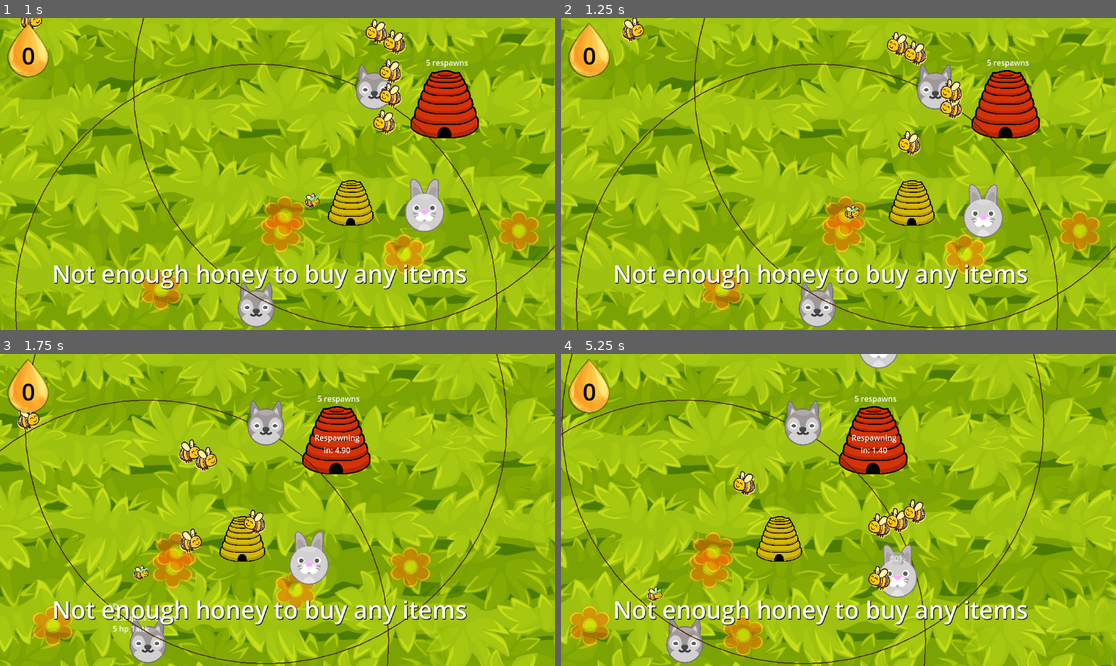
Above: before the commit, frames 1-4 (two rows, left to right).
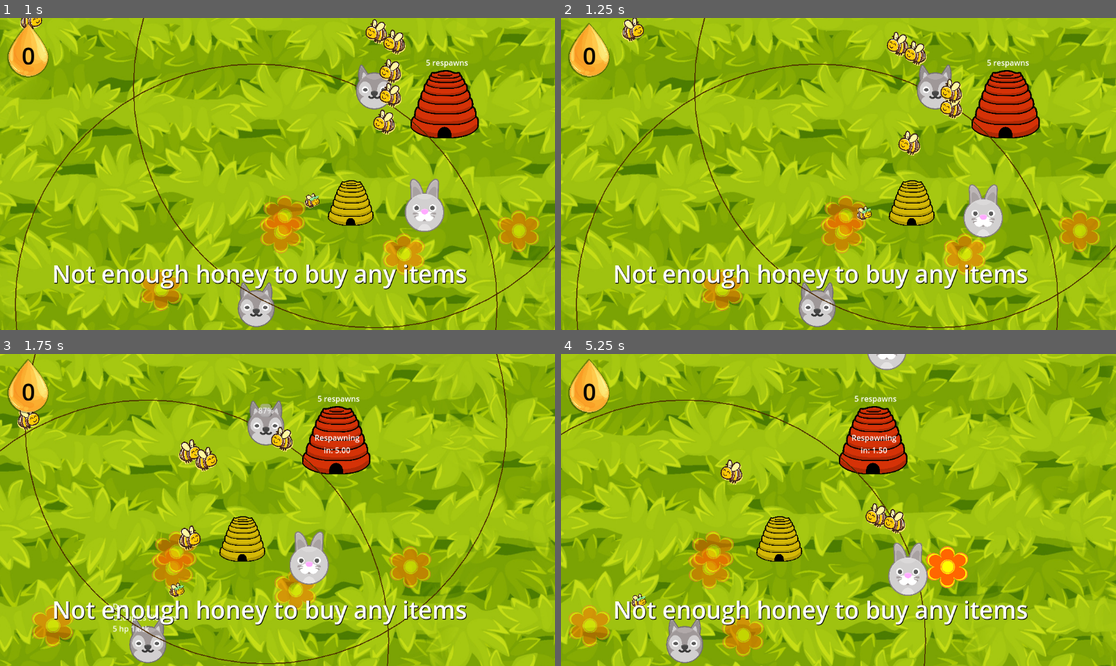
Above: after the commit, the same moments.

Repository: jam53/GMTK-Gamejam-2024
Game: Godot game, scene res://scenes/main_menu.tscn
Two runs of this game, one before a commit and one after it. Both use one fixed random seed, a clock stepped at 60 frames per second and the inputs below.
Inputs (mouse positions are in pixels of both pictures, inside the frame that each line leads up to):
- Up to frame 1 (1 s): click "Play" at 0.5 s
- Up to frame 2 (1.25 s): no input
- Up to frame 3 (1.75 s): move the mouse to (255, 644) at 1.27 s; press the mouse at (255, 644) at 1.28 s; hold D (right) from 1.28 s (still down)
- Up to frame 4 (5.25 s): move the mouse to (760, 425) at 2.02 s; release D (right) at 2.03 s; release the mouse at (760, 425) at 2.03 s; hold S (down) 2.03-2.78 s; tap E (disable_follow) at 2.1, 4.35 s; click (760, 425) at 2.17 s; move the mouse to (805, 397) at 2.77 s; hold D (right) 2.78-3.53 s; tap M (toggle_camera_cursor_movement) at 2.85, 5.1 s; click (805, 397) at 2.92 s; move the mouse to (810, 572) at 3.52 s; hold W (up) 3.53-4.28 s; click (810, 572) at 3.6 s; move the mouse to (1005, 556) at 4.27 s; hold A (left) from 4.28 s (still down); move the mouse to (672, 463) at 5.02 s

Frame 1 is identical in both runs. In frame 2, 0.2% of the frame differs, in the area x 51-57%, y 59-66%; in frame 3, 0.9%; in frame 4, 4.8%, in the area x 0-88%, y 0-100%.

Commit message:
start hitbox + boid component rework
Most of it works but there are some bugs (such as bees randomly vanishing that need to be sorted out)

Diff:
--- a/scenes/attacker.tscn
+++ /dev/null
@@ -1,67 +0,0 @@
-[gd_scene load_steps=11 format=3 uid="uid://dply1skjqut7x"]
-
-[ext_resource type="PackedScene" uid="uid://cxsk04ljtla46" path="res://scenes/boids_component.tscn" id="1_av7nf"]
-[ext_resource type="Script" path="res://scripts/attacker.gd" id="1_o3a0c"]
-[ext_resource type="Texture2D" uid="uid://y8tiw2oprtat" path="res://assets/sprites/temp/bee.png" id="2_cjxco"]
-[ext_resource type="Texture2D" uid="uid://cpxejmxvj6p8y" path="res://assets/sprites/temp/bee_shadow.png" id="3_ikbrg"]
-[ext_resource type="PackedScene" uid="uid://jaiykhugbens" path="res://scenes/components/attack_component.tscn" id="4_wg17l"]
-[ext_resource type="PackedScene" uid="uid://bg8sij5iv4h0j" path="res://scenes/components/health_component.tscn" id="5_rxqik"]
-[ext_resource type="PackedScene" uid="uid://tb08j7g6ttxh" path="res://scenes/components/hitbox_component.tscn" id="6_q3247"]
-
-[sub_resource type="CircleShape2D" id="CircleShape2D_2kadw"]
-radius = 215.502
-
-[sub_resource type="CircleShape2D" id="CircleShape2D_2u70o"]
-radius = 1863.0
-
-[sub_resource type="CircleShape2D" id="CircleShape2D_c3flu"]
-radius = 37.0135
-
-[node name="Attacker" type="Node2D"]
-z_index = 2
-script = ExtResource("1_o3a0c")
-
-[node name="BoidsComponent" parent="." node_paths=PackedStringArray("sprite", "flock_area_shape") instance=ExtResource("1_av7nf")]
-sprite = NodePath("Sprites")
-flock_area_shape = NodePath("FlockViewCollision")
-max_speed = 350.0
-target_follow_force = 0.076
-avoid_distance = 35.0
-stopable = true
-
-[node name="Sprites" type="Node2D" parent="BoidsComponent"]
-
-[node name="ShadowSprite" type="Sprite2D" parent="BoidsComponent/Sprites"]
-modulate = Color(0, 0.839216, 0.8, 1)
-position = Vector2(0.27842, -0.158137)
-scale = Vector2(0.0310142, 0.0351494)
-texture = ExtResource("3_ikbrg")
-
-[node name="Sprite2D" type="Sprite2D" parent="BoidsComponent/Sprites"]
-position = Vector2(0.27842, -0.158137)
-scale = Vector2(0.027842, 0.0316274)
-texture = ExtResource("2_cjxco")
-
-[node name="CollisionShape2D" type="CollisionShape2D" parent="BoidsComponent"]
-scale = Vector2(0.027842, 0.0316274)
-shape = SubResource("CircleShape2D_2kadw")
-
-[node name="FlockViewCollision" type="CollisionShape2D" parent="BoidsComponent"]
-position = Vector2(0.13921, 0.0948822)
-scale = Vector2(0.027842, 0.0316274)
-shape = SubResource("CircleShape2D_2u70o")
-
-[node name="AttackComponent" parent="BoidsComponent" instance=ExtResource("4_wg17l")]
-attack = 1
-
-[node name="HealthComponent" parent="BoidsComponent" instance=ExtResource("5_rxqik")]
-max_hp = 1.0
-
-[node name="HitboxComponent" parent="BoidsComponent" node_paths=PackedStringArray("health_component", "attack_component") instance=ExtResource("6_q3247")]
-health_component = NodePath("../HealthComponent")
-attack_component = NodePath("../AttackComponent")
-
-[node name="AttackCollision" type="CollisionShape2D" parent="BoidsComponent/HitboxComponent"]
-shape = SubResource("CircleShape2D_c3flu")
-
-[connection signal="died" from="BoidsComponent/HealthComponent" to="." method="_on_health_component_died"]
--- /dev/null
+++ b/scenes/bees/attacker.tscn
@@ -0,0 +1,66 @@
+[gd_scene load_steps=11 format=3 uid="uid://dply1skjqut7x"]
+
+[ext_resource type="Script" path="res://scripts/bees/attacker.gd" id="1_uy8nc"]
+[ext_resource type="Texture2D" uid="uid://cpxejmxvj6p8y" path="res://assets/sprites/temp/bee_shadow.png" id="2_oivec"]
+[ext_resource type="Texture2D" uid="uid://y8tiw2oprtat" path="res://assets/sprites/temp/bee.png" id="3_y7a7x"]
+[ext_resource type="PackedScene" uid="uid://jaiykhugbens" path="res://scenes/components/attack_component.tscn" id="4_afn2j"]
+[ext_resource type="PackedScene" uid="uid://bg8sij5iv4h0j" path="res://scenes/components/health_component.tscn" id="5_tk22a"]
+[ext_resource type="PackedScene" uid="uid://tb08j7g6ttxh" path="res://scenes/components/hitbox_component.tscn" id="6_pegh7"]
+[ext_resource type="PackedScene" uid="uid://cxsk04ljtla46" path="res://scenes/boids_component.tscn" id="7_eh658"]
+
+[sub_resource type="CircleShape2D" id="CircleShape2D_2kadw"]
+radius = 215.502
+
+[sub_resource type="CircleShape2D" id="CircleShape2D_c3flu"]
+radius = 37.0135
+
+[sub_resource type="CircleShape2D" id="CircleShape2D_2u70o"]
+radius = 1863.0
+
+[node name="Attacker" type="CharacterBody2D" groups=["attackers"]]
+z_index = 2
+script = ExtResource("1_uy8nc")
+
+[node name="hitbox" type="CollisionShape2D" parent="."]
+scale = Vector2(0.027842, 0.0316274)
+shape = SubResource("CircleShape2D_2kadw")
+
+[node name="Sprites" type="Node2D" parent="."]
+
+[node name="ShadowSprite" type="Sprite2D" parent="Sprites"]
+modulate = Color(0, 0.839216, 0.8, 1)
+position = Vector2(0.27842, -0.158137)
+scale = Vector2(0.0310142, 0.0351494)
+texture = ExtResource("2_oivec")
+
+[node name="Sprite2D" type="Sprite2D" parent="Sprites"]
+position = Vector2(0.27842, -0.158137)
+scale = Vector2(0.027842, 0.0316274)
+texture = ExtResource("3_y7a7x")
+
+[node name="AttackComponent" parent="." instance=ExtResource("4_afn2j")]
+attack = 1
+
+[node name="HealthComponent" parent="." instance=ExtResource("5_tk22a")]
+max_hp = 1.0
+
+[node name="HitboxComponent" parent="." node_paths=PackedStringArray("attack_component") instance=ExtResource("6_pegh7")]
+attack_component = NodePath("../AttackComponent")
+
+[node name="AttackCollision" type="CollisionShape2D" parent="HitboxComponent"]
+shape = SubResource("CircleShape2D_c3flu")
+
+[node name="BoidsComponent" parent="." node_paths=PackedStringArray("sprite", "flock_area_shape") instance=ExtResource("7_eh658")]
+sprite = NodePath("../Sprites")
+flock_area_shape = NodePath("FlockViewCollision")
+max_speed = 350.0
+target_follow_force = 0.076
+avoid_distance = 35.0
+stopable = true
+
+[node name="FlockViewCollision" type="CollisionShape2D" parent="BoidsComponent"]
+position = Vector2(0.13921, 0.0948822)
+scale = Vector2(0.027842, 0.0316274)
+shape = SubResource("CircleShape2D_2u70o")
+
+[connection signal="died" from="HealthComponent" to="." method="_on_health_component_died"]
--- /dev/null
+++ b/scenes/bees/bee.tscn
@@ -0,0 +1,6 @@
+[gd_scene load_steps=2 format=3 uid="uid://kcdg8e0hiaau"]
+
+[ext_resource type="Script" path="res://scripts/bees/bee.gd" id="1_oc58i"]
+
+[node name="Bee" type="Node2D"]
+script = ExtResource("1_oc58i")
--- /dev/null
+++ b/scenes/bees/pollinator.tscn
@@ -0,0 +1,50 @@
+[gd_scene load_steps=7 format=3 uid="uid://boiwkonnqb83"]
+
+[ext_resource type="Script" path="res://scripts/bees/pollinator.gd" id="1_cou1f"]
+[ext_resource type="PackedScene" uid="uid://cxsk04ljtla46" path="res://scenes/boids_component.tscn" id="2_5qlwh"]
+[ext_resource type="Texture2D" uid="uid://cw6sd1iyoi235" path="res://assets/sprites/temp/pollinator.png" id="3_7dj3w"]
+
+[sub_resource type="CircleShape2D" id="CircleShape2D_g7x5u"]
+radius = 13.2868
+
+[sub_resource type="CircleShape2D" id="CircleShape2D_31pin"]
+radius = 53.1473
+
+[sub_resource type="CircleShape2D" id="CircleShape2D_mfryl"]
+radius = 45.0
+
+[node name="Pollinator" type="CharacterBody2D"]
+z_index = 1
+scale = Vector2(0.376313, 0.376313)
+script = ExtResource("1_cou1f")
+
+[node name="Sprite2D" type="Sprite2D" parent="."]
+scale = Vector2(0.0504633, 0.0504633)
+texture = ExtResource("3_7dj3w")
+
+[node name="CollisionShape2D" type="CollisionShape2D" parent="."]
+shape = SubResource("CircleShape2D_g7x5u")
+
+[node name="PollinateTimer" type="Timer" parent="."]
+one_shot = true
+
+[node name="HiveTimer" type="Timer" parent="."]
+one_shot = true
+
+[node name="FlowerDetectionArea" type="Area2D" parent="."]
+
+[node name="CollisionShape2D" type="CollisionShape2D" parent="FlowerDetectionArea"]
+shape = SubResource("CircleShape2D_31pin")
+
+[node name="BoidsComponent" parent="." node_paths=PackedStringArray("sprite", "flock_area_shape") instance=ExtResource("2_5qlwh")]
+sprite = NodePath("../Sprite2D")
+flock_area_shape = NodePath("FlockView")
+max_speed = 200.0
+
+[node name="FlockView" type="CollisionShape2D" parent="BoidsComponent"]
+shape = SubResource("CircleShape2D_mfryl")
+
+[connection signal="timeout" from="PollinateTimer" to="." method="_on_pollinate_timer_timeout"]
+[connection signal="timeout" from="HiveTimer" to="." method="_on_hive_timer_timeout"]
+[connection signal="area_entered" from="FlowerDetectionArea" to="." method="_on_flower_detection_area_area_entered"]
+[connection signal="body_entered" from="FlowerDetectionArea" to="." method="_on_flower_detection_area_body_entered"]
--- a/scenes/components/hitbox_component.tscn
+++ b/scenes/components/hitbox_component.tscn
@@ -5,6 +5,5 @@
 [node name="HitboxComponent" type="Area2D"]
 script = ExtResource("1_s4itx")
 
-[connection signal="area_entered" from="." to="." method="_on_area_entered"]
-[connection signal="area_exited" from="." to="." method="_on_area_exited"]
-[connection signal="body_entered" from="." to="." method="on_body_entered"]
+[connection signal="body_entered" from="." to="." method="_on_body_entered"]
+[connection signal="body_exited" from="." to="." method="_on_body_exited"]
--- a/scenes/enemies/enemy_bear.tscn
+++ b/scenes/enemies/enemy_bear.tscn
@@ -13,9 +13,9 @@
 height = 98.0
 
 [sub_resource type="RectangleShape2D" id="RectangleShape2D_xetl1"]
-size = Vector2(132, 112)
+size = Vector2(431, 351)
 
-[node name="EnemyBear" type="CharacterBody2D" groups=["bears"]]
+[node name="EnemyBear" type="CharacterBody2D" groups=["bears", "enemies"]]
 script = ExtResource("1_y4kid")
 
 [node name="Bear" type="Sprite2D" parent="."]
@@ -33,13 +33,13 @@
 [node name="HealthComponent" parent="." instance=ExtResource("4_w2qks")]
 max_hp = 15.0
 
-[node name="HitboxComponent" parent="." node_paths=PackedStringArray("health_component", "attack_component") instance=ExtResource("5_jsykh")]
-health_component = NodePath("../HealthComponent")
+[node name="HitboxComponent" parent="." node_paths=PackedStringArray("attack_component") instance=ExtResource("5_jsykh")]
+position = Vector2(-4, 0)
 attack_component = NodePath("../AttackComponent")
 enemy = true
 
 [node name="CollisionShape2D" type="CollisionShape2D" parent="HitboxComponent"]
-position = Vector2(-1, -2)
+position = Vector2(4, 1)
 shape = SubResource("RectangleShape2D_xetl1")
 
 [node name="MoveComponent" parent="." node_paths=PackedStringArray("parent", "hitbox_component") instance=ExtResource("6_mlkqe")]
--- a/scenes/enemies/enemy_dog.tscn
+++ b/scenes/enemies/enemy_dog.tscn
@@ -15,7 +15,7 @@
 [sub_resource type="RectangleShape2D" id="RectangleShape2D_x6453"]
 size = Vector2(43.4186, 98.3612)
 
-[node name="EnemyDog" type="CharacterBody2D" groups=["badgers"]]
+[node name="EnemyDog" type="CharacterBody2D" groups=["badgers", "enemies"]]
 script = ExtResource("1_q6yrs")
 
 [node name="Dog" type="Sprite2D" parent="."]
@@ -35,8 +35,7 @@
 [node name="HealthComponent" parent="." instance=ExtResource("5_prp0s")]
 max_hp = 8.0
 
-[node name="HitboxComponent" parent="." node_paths=PackedStringArray("health_component", "attack_component") instance=ExtResource("6_ngd4q")]
-health_component = NodePath("../HealthComponent")
+[node name="HitboxComponent" parent="." node_paths=PackedStringArray("attack_component") instance=ExtResource("6_ngd4q")]
 attack_component = NodePath("../AttackComponent")
 enemy = true
 
--- a/scenes/enemies/enemy_rabbit.tscn
+++ b/scenes/enemies/enemy_rabbit.tscn
@@ -38,12 +38,11 @@
 parent = NodePath("..")
 hitbox_component = NodePath("../HitboxComponent")
 
-[node name="HitboxComponent" parent="." node_paths=PackedStringArray("health_component", "attack_component") instance=ExtResource("5_1eo3m")]
-health_component = NodePath("../HealthComponent")
+[node name="HitboxComponent" parent="." node_paths=PackedStringArray("attack_component") instance=ExtResource("5_1eo3m")]
 attack_component = NodePath("../AttackComponent")
 enemy = true
 
-[node name="CollisionShape2D" type="CollisionShape2D" parent="HitboxComponent"]
+[node name="CollisionShape2D" type="CollisionShape2D" parent="HitboxComponent" groups=["enemies"]]
 position = Vector2(0, 3)
 shape = SubResource("CapsuleShape2D_c0lft")
 
--- a/scenes/flowers/attack_boost_flower.tscn
+++ b/scenes/flowers/attack_boost_flower.tscn
@@ -31,8 +31,7 @@
 
 [node name="HealthComponent" parent="." instance=ExtResource("4_6dw3n")]
 
-[node name="HitboxComponent" parent="." node_paths=PackedStringArray("health_component") instance=ExtResource("5_1yo10")]
-health_component = NodePath("../HealthComponent")
+[node name="HitboxComponent" parent="." instance=ExtResource("5_1yo10")]
 
 [node name="CollisionShape2D" type="CollisionShape2D" parent="HitboxComponent"]
 shape = SubResource("CircleShape2D_a3pjo")
--- a/scenes/flowers/basic_flower.tscn
+++ b/scenes/flowers/basic_flower.tscn
@@ -1,14 +1,17 @@
-[gd_scene load_steps=6 format=3 uid="uid://dkaw854ax1oes"]
+[gd_scene load_steps=7 format=3 uid="uid://dkaw854ax1oes"]
 
 [ext_resource type="PackedScene" uid="uid://c4rj533k6di4v" path="res://scenes/components/flower_component.tscn" id="1_necb4"]
 [ext_resource type="Texture2D" uid="uid://cvd8xqvrbuftm" path="res://assets/sprites/F1_512x512_orange.png" id="2_axc86"]
 [ext_resource type="PackedScene" uid="uid://bg8sij5iv4h0j" path="res://scenes/components/health_component.tscn" id="3_joiij"]
 [ext_resource type="PackedScene" uid="uid://tb08j7g6ttxh" path="res://scenes/components/hitbox_component.tscn" id="4_2jp4e"]
 
+[sub_resource type="CircleShape2D" id="CircleShape2D_y76tc"]
+radius = 34.0147
+
 [sub_resource type="CircleShape2D" id="CircleShape2D_5p2cf"]
 radius = 45.0444
 
-[node name="Basic_Flower" type="Node2D" groups=["flowers"]]
+[node name="Basic_Flower" type="StaticBody2D" groups=["flowers"]]
 
 [node name="FlowerComponent" parent="." node_paths=PackedStringArray("health_component") instance=ExtResource("1_necb4")]
 health_component = NodePath("../HealthComponent")
@@ -17,10 +20,12 @@
 scale = Vector2(0.173, 0.173)
 texture = ExtResource("2_axc86")
 
+[node name="hitbox" type="CollisionShape2D" parent="."]
+shape = SubResource("CircleShape2D_y76tc")
+
 [node name="HealthComponent" parent="." instance=ExtResource("3_joiij")]
 
-[node name="HitboxComponent" parent="." node_paths=PackedStringArray("health_component") instance=ExtResource("4_2jp4e")]
-health_component = NodePath("../HealthComponent")
+[node name="HitboxComponent" parent="." instance=ExtResource("4_2jp4e")]
 
 [node name="CollisionShape2D" type="CollisionShape2D" parent="HitboxComponent"]
 shape = SubResource("CircleShape2D_5p2cf")
--- a/scenes/flowers/health_boost_flower.tscn
+++ b/scenes/flowers/health_boost_flower.tscn
@@ -33,8 +33,7 @@
 
 [node name="HealthComponent" parent="." instance=ExtResource("5_gw1kj")]
 
-[node name="HitboxComponent" parent="." node_paths=PackedStringArray("health_component") instance=ExtResource("6_5gw2x")]
-health_component = NodePath("../HealthComponent")
+[node name="HitboxComponent" parent="." instance=ExtResource("6_5gw2x")]
 
 [node name="CollisionShape2D" type="CollisionShape2D" parent="HitboxComponent"]
 shape = SubResource("CircleShape2D_a3pjo")
--- a/scenes/lawn.tscn
+++ b/scenes/lawn.tscn
@@ -12,7 +12,7 @@
 [ext_resource type="PackedScene" uid="uid://bhysoj6yo0m6t" path="res://scenes/enemies/enemy_bear.tscn" id="5_h78oq"]
 [ext_resource type="Script" path="res://scripts/moving_area.gd" id="6_minpy"]
 [ext_resource type="PackedScene" uid="uid://dei8n40gtxqsw" path="res://scenes/enemies/enemy_rabbit.tscn" id="8_lk0uv"]
-[ext_resource type="PackedScene" uid="uid://dply1skjqut7x" path="res://scenes/attacker.tscn" id="8_v2b88"]
+[ext_resource type="PackedScene" uid="uid://dply1skjqut7x" path="res://scenes/bees/attacker.tscn" id="8_v2b88"]
 [ext_resource type="PackedScene" uid="uid://c21fqmty4cbhr" path="res://scenes/enemies/enemy_dog.tscn" id="9_u5hqr"]
 
 [node name="Lawn" type="Node2D"]
--- a/scenes/pollinator.tscn
+++ /dev/null
@@ -1,51 +0,0 @@
-[gd_scene load_steps=7 format=3 uid="uid://boiwkonnqb83"]
-
-[ext_resource type="PackedScene" uid="uid://cxsk04ljtla46" path="res://scenes/boids_component.tscn" id="1_ekwfm"]
-[ext_resource type="Script" path="res://scripts/pollinator.gd" id="1_o4nss"]
-[ext_resource type="Texture2D" uid="uid://cw6sd1iyoi235" path="res://assets/sprites/temp/pollinator.png" id="2_3exmf"]
-
-[sub_resource type="CircleShape2D" id="CircleShape2D_g7x5u"]
-radius = 13.2868
-
-[sub_resource type="CircleShape2D" id="CircleShape2D_mfryl"]
-radius = 45.0
-
-[sub_resource type="CircleShape2D" id="CircleShape2D_31pin"]
-radius = 53.1473
-
-[node name="Pollinator" type="Node2D"]
-z_index = 1
-scale = Vector2(0.376313, 0.376313)
-script = ExtResource("1_o4nss")
-
-[node name="BoidsComponent" parent="." node_paths=PackedStringArray("sprite", "flock_area_shape") instance=ExtResource("1_ekwfm")]
-sprite = NodePath("Sprite2D")
-flock_area_shape = NodePath("FlockView")
-max_speed = 200.0
-beetype = 1
-
-[node name="Sprite2D" type="Sprite2D" parent="BoidsComponent"]
-scale = Vector2(0.0504633, 0.0504633)
-texture = ExtResource("2_3exmf")
-
-[node name="CollisionShape2D" type="CollisionShape2D" parent="BoidsComponent"]
-shape = SubResource("CircleShape2D_g7x5u")
-
-[node name="FlockView" type="CollisionShape2D" parent="BoidsComponent"]
-shape = SubResource("CircleShape2D_mfryl")
-
-[node name="FlowerDetectionArea" type="Area2D" parent="BoidsComponent"]
-
-[node name="CollisionShape2D" type="CollisionShape2D" parent="BoidsComponent/FlowerDetectionArea"]
-shape = SubResource("CircleShape2D_31pin")
-
-[node name="PollinateTimer" type="Timer" parent="."]
-one_shot = true
-
-[node name="HiveTimer" type="Timer" parent="."]
-one_shot = true
-
-[connection signal="area_entered" from="BoidsComponent/FlowerDetectionArea" to="." method="_on_flower_detection_area_area_entered"]
-[connection signal="body_entered" from="BoidsComponent/FlowerDetectionArea" to="." method="_on_flower_detection_area_body_entered"]
-[connection signal="timeout" from="PollinateTimer" to="." method="_on_pollinate_timer_timeout"]
-[connection signal="timeout" from="HiveTimer" to="." method="_on_hive_timer_timeout"]
--- a/scripts/attacker_hive.gd
+++ b/scripts/attacker_hive.gd
@@ -10,7 +10,7 @@
 @onready var respawntext = $Respawnlabel
 
 
-var attacker_template = preload("res://scenes/attacker.tscn")
+var attacker_template = preload("res://scenes/bees/attacker.tscn")
 var active_timers: Array = []
 
 func _ready():
--- a/scripts/attacker.gd
+++ b/scripts/bees/attacker.gd
@@ -1,16 +1,20 @@
-extends Node2D
+extends Bee
 
 class_name Attacker
 
-@onready var shadow_sprite = $BoidsComponent/Sprites/ShadowSprite
+@onready var shadow_sprite = $Sprites/ShadowSprite
 @onready var health_component = $BoidsComponent/HealthComponent
 @onready var attack_component = $BoidsComponent/AttackComponent
 
 
 var hive : AttackHive
+var beetype := Enums.BeeType.ATTACKER
 
 var attack_boosts_active := {}
 var health_boosts_active := {}
+
+func _ready():
+	bee_type = Enums.BeeType.ATTACKER
 
 func _process(delta):
 	if attack_boosts_active.size() > 0:
--- /dev/null
+++ b/scripts/bees/bee.gd
@@ -0,0 +1,5 @@
+extends PhysicsBody2D
+
+class_name Bee
+
+var bee_type : Enums.BeeType
--- a/scripts/pollinator.gd
+++ b/scripts/bees/pollinator.gd
@@ -1,4 +1,4 @@
-extends Node2D
+extends Bee
 
 @export var hive : Hive
 @export var pollinateTime := 2
@@ -15,6 +15,7 @@
 var found_flower_parent : Node
 
 func _ready():
+	bee_type = Enums.BeeType.POLLINATOR
 	pollinate_timer.wait_time = pollinateTime
 	hive_timer.wait_time = hiveTime
 
--- a/scripts/boids_component.gd
+++ b/scripts/boids_component.gd
@@ -16,7 +16,6 @@
 @export var avoid_distance := 20.0
 
 @export var lure : Node2D = null
-@export var beetype : Enums.BeeType
 @export var stopable := false
 
 @export var facing_right := true
@@ -24,11 +23,15 @@
 var _flock: Array = []
 var _velocity: Vector2
 var _stop_lure: Node2D
+var parent_node: Node2D
 
 func _ready():
 	randomize()
 	_stop_lure = Node2D.new()
 	_velocity = Vector2(randf_range(-1, 1), randf_range(-1, 1)).normalized() * max_speed
+	parent_node = self.get_parent()  # Reference to the parent node
+	assert(parent_node is PhysicsBody2D, "Parent node of BoidsComponent should be PhysicsBody2D")
+	parent_node.velocity = velocity
 
 	if flock_area_shape.get_parent() != null:
 		flock_area_shape.get_parent().remove_child(flock_area_shape)
@@ -42,7 +45,6 @@
 			lure.position = self.global_position
 		elif lure != null and GameManager.get_mouse_follow():
 			lure = null
-
 
 func flip_sprites():
 	for child in sprite.get_children():
@@ -66,16 +68,12 @@
 	if target != Vector2.INF:
 		target_vector = global_position.direction_to(target) * max_speed * target_force
 
-
-
 		var cross = target.x - self.global_position.x
 		if cross > 0:
-			# Target is to the right
 			if not facing_right:
 				flip_sprites()
 				facing_right = true
 		elif cross < 0:
-			# Target is to the left
 			if facing_right:
 				flip_sprites()
 				facing_right = false
@@ -93,9 +91,20 @@
 	_velocity = (_velocity + acceleration).limit_length(max_speed)
 
 	# Update physics values
-	velocity = _velocity
-	move_and_slide()
-	_velocity = velocity
+
+	if parent_node is PhysicsBody2D:
+		parent_node.velocity = _velocity
+		parent_node.move_and_slide()
+		_velocity = parent_node.velocity
+	else:
+		print("Use physcisbody2D as parent for boidcomponent")
+		velocity = _velocity
+		move_and_slide()
+		_velocity = velocity
+		parent_node.position += _velocity * _delta  # Apply the calculated movement to the parent
+
+
+
 
 func get_flock_status(flock: Array):
 	var center_vector := Vector2()
@@ -103,24 +112,26 @@
 	var align_vector := Vector2()
 	var avoid_vector := Vector2()
 
-	for f in flock:
+	for body in flock:
+		var f = null
+		for child in body.get_children():
+			if child is BoidComponent:
+				f = child
+				break
+		if f == null:
+			break
 		var neighbor_pos: Vector2 = f.global_position
 
-		# Update alignmentvector and center based on neighbor
 		align_vector += f._velocity
 		flock_center += neighbor_pos
 
-		# Calculate avoid vector based on distance to neighbor
 		var d = global_position.distance_to(neighbor_pos)
 		if d > 0 and d < avoid_distance:
 			avoid_vector -= (neighbor_pos - global_position).normalized() * (avoid_distance / d * max_speed)
 
 	var flock_size = flock.size()
 	if flock_size:
-		# Calculate mean of alignments
 		align_vector /= flock_size
-
-		# Calculate direction of flock
 		flock_center /= flock_size
 		var center_dir = global_position.direction_to(flock_center)
 		var center_speed = max_speed * (
@@ -130,11 +141,13 @@
 
 	return [center_vector, align_vector, avoid_vector]
 
+func _part_of_flock(body):
+	return body is Bee and body.bee_type == parent_node.bee_type and body != parent_node
 
 func _on_flockview_body_entered(body):
-	if body is BoidComponent and body.beetype == self.beetype and body != self:
+	if _part_of_flock(body):
 		_flock.append(body)
 
 func _on_flockview_body_exited(body):
-	if body is BoidComponent and body.beetype == self.beetype and body != self:
+	if _part_of_flock(body):
 		_flock.remove_at(_flock.find(body))
--- a/scripts/components/hitbox_component.gd
+++ b/scripts/components/hitbox_component.gd
@@ -1,23 +1,38 @@
 extends Node2D
 class_name HitboxComponent
 
-@export var health_component: HealthComponent = null
 @export var attack_component: AttackComponent = null
 @export var enemy : bool
-
-func take_damage(damage: int) -> void:
-	health_component.take_damage(damage)
 
 func attack(target: Node) -> void:
 	attack_component.add_target(target)
 
-func _is_target(area):
-	return (attack_component != null) and area.has_method("take_damage") and (self.enemy != area.enemy)
+func stop_attack(target: Node) -> void:
+	attack_component.remove_target(target)
 
-func _on_area_entered(area):
-	if _is_target(area):
-		self.attack(area)
+func _is_target(body) -> bool:
+	if get_parent().is_in_group("enemies") and body.is_in_group("enemies"):
+		return false
+	elif get_parent().is_in_group("attackers") and not body.is_in_group("enemies"):
+		return false
+	return true
 
-func _on_area_exited(area):
-	if _is_target(area):
-		attack_component.remove_target(area)
+func _find_health_component(body) -> HealthComponent:
+	if attack_component == null or body == get_parent() or not _is_target(body):
+		return null
+	else:
+		for child in body.get_children():
+			if child is HealthComponent:
+				return child
+
+	return null
+
+func _on_body_entered(body):
+	var health_component = _find_health_component(body)
+	if health_component != null:
+		attack(health_component)
+
+func _on_body_exited(body):
+	var health_component = _find_health_component(body)
+	if health_component != null:
+		attack(health_component)
--- a/scripts/polinnator_hive.gd
+++ b/scripts/polinnator_hive.gd
@@ -4,7 +4,7 @@
 
 @export var capacity := 5
 
-var pollinator_template = preload("res://scenes/pollinator.tscn")
+var pollinator_template = preload("res://scenes/bees/pollinator.tscn")
 
 func _ready():
 	for i in range(capacity):
--- /dev/null
+++ b/test_scene.tscn
@@ -0,0 +1,21 @@
+[gd_scene load_steps=3 format=3 uid="uid://dmoni6x4lg7e0"]
+
+[ext_resource type="PackedScene" uid="uid://bhysoj6yo0m6t" path="res://scenes/enemies/enemy_bear.tscn" id="1_jsaap"]
+[ext_resource type="PackedScene" uid="uid://dply1skjqut7x" path="res://scenes/bees/attacker.tscn" id="2_ebt27"]
+
+[node name="test_scene" type="Node2D"]
+
+[node name="EnemyBear" parent="." instance=ExtResource("1_jsaap")]
+position = Vector2(270, 169)
+
+[node name="Attacker" parent="." instance=ExtResource("2_ebt27")]
+position = Vector2(1077, 568)
+
+[node name="Attacker2" parent="." instance=ExtResource("2_ebt27")]
+position = Vector2(1077, 568)
+
+[node name="Attacker3" parent="." instance=ExtResource("2_ebt27")]
+position = Vector2(1077, 568)
+
+[node name="Attacker4" parent="." instance=ExtResource("2_ebt27")]
+position = Vector2(1077, 568)
